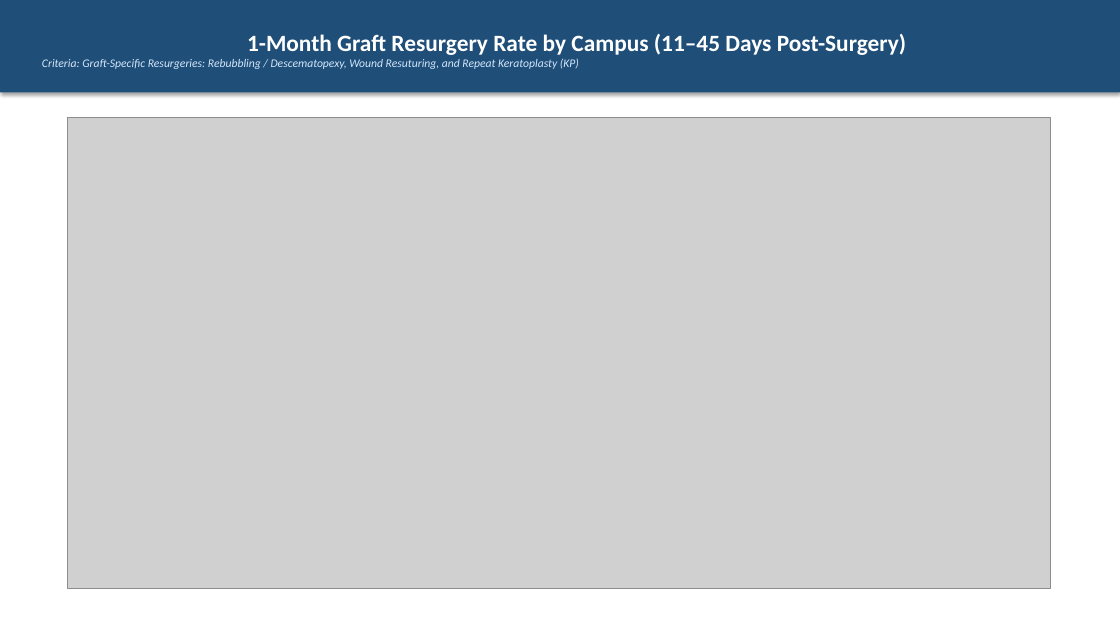
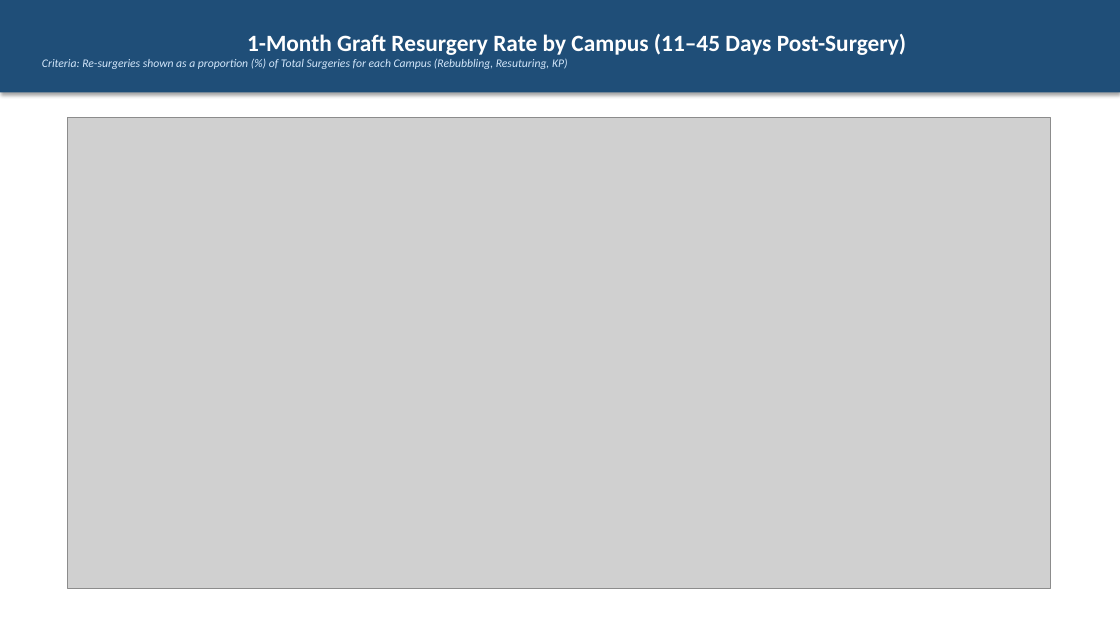
Before and after one commit to MohammadFarhan-git/Morbidity, a slide deck: slide 4 of Multi_Month_Trend_Report.pptx. Drawn at 1120x630 pixels with LibreOffice and Linux fonts; fonts in the diff are those of the drawing; grey boxes stand for pictures. Boxes give left, top, right and bottom in pixels: in the first picture for what was removed or moved away, otherwise in the second. Text is boxed around its words. In the diff, an @@ line names an element or a change of style, - is before the commit and + after.

Commit message:
feat: add visual impairment confusion matrix dashboard & update trend pptx to show resurgery proportions without heterogeneous reinterventions

```diff
--- a/Multi_Month_Trend_Report.pptx
+++ b/Multi_Month_Trend_Report.pptx
@@ text in rectangle at [42,58,568,69]: text changed @@
-Criteria: Graft-Specific Resurgeries: Rebubbling / Descematopexy, Wound Resuturing, and Repeat Keratoplasty (KP)
+Criteria: Re-surgeries shown as a proportion (%) of Total Surgeries for each Campus (Rebubbling, Resuturing, KP)
```
Also in this commit, not shown: 3 other slides changed, 2 other files.
